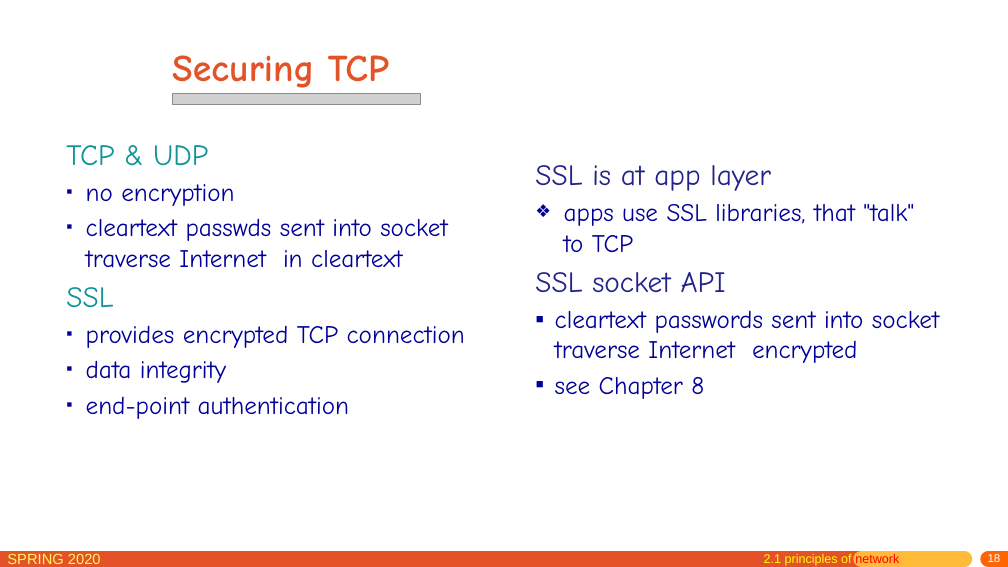
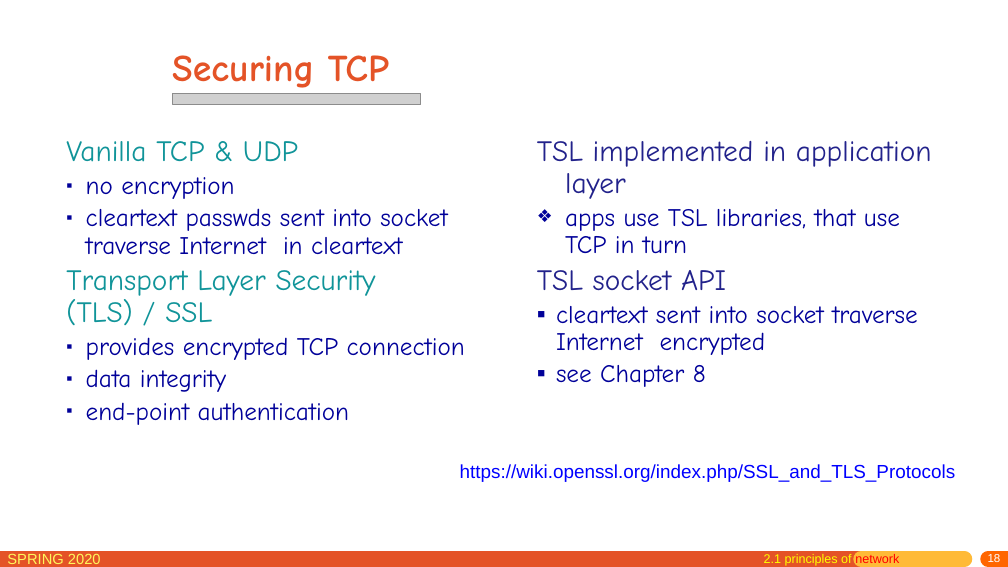
Before and after one commit to network-distributed/presentations, a slide deck: slide 18 of chapter2.pptx. Drawn at 1008x567 pixels with LibreOffice and Linux fonts; fonts in the diff are those of the drawing; grey boxes stand for pictures. Boxes give left, top, right and bottom in pixels: in the first picture for what was removed or moved away, otherwise in the second. Text is boxed around its words. In the diff, an @@ line names an element or a change of style, - is before the commit and + after.

```diff
--- a/chapter2.pptx
+++ b/chapter2.pptx
@@ text at bbox=[66, 141, 298, 162]: text changed @@
-TCP & UDP
+Vanilla TCP & UDP
@@ text "TSL implemented in application layer": place and size @@
-text "TSL implemented in application layer" at bbox=[535, 165, 939, 399]
+text "TSL implemented in application layer" at bbox=[537, 141, 932, 387]
@@ text at bbox=[537, 141, 932, 355]: text changed @@
-SSL is at app layer
-❖ apps use SSL libraries, that "talk" to TCP
-SSL socket API
-  ▪ cleartext passwords sent into socket traverse Internet encrypted
+TSL implemented in application layer
+❖ apps use TSL libraries, that use TCP in turn
+TSL socket API
+  ▪ cleartext sent into socket traverse Internet encrypted
@@ text at bbox=[86, 177, 465, 425]: line spacing 1 to 0.9 @@
@@ text at bbox=[66, 270, 376, 325]: text changed @@
-SSL
+Transport Layer Security (TLS) / SSL
@@ text at bbox=[556, 365, 706, 387]: line spacing 1 to 0.9 @@
@@ text added at bbox=[460, 464, 956, 482], 18 pt, text #0000FF @@
+https://wiki.openssl.org/index.php/SSL_and_TLS_Protocols
```
Also in this commit, not shown: 35 other slides changed, 6 slides added, 1 other file.
